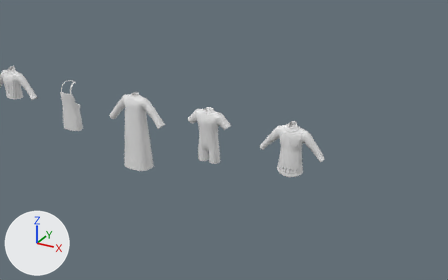
An edit to the Blender file Attires/Attires_Layerwear2/Attires_Layerwear2_ALL.blend, drawn before and after from the same camera.
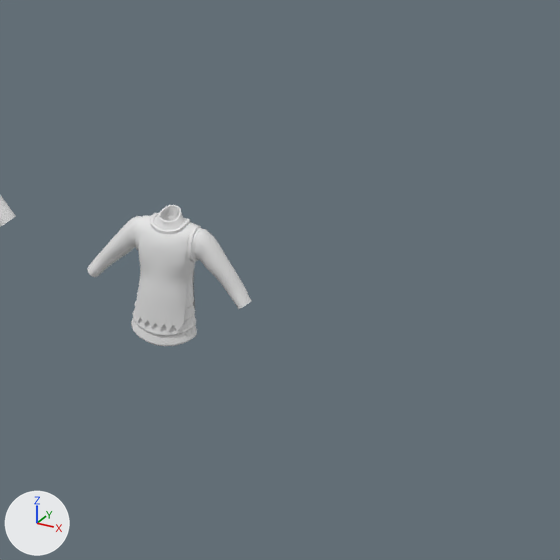
Each version appears first from a 50 mm lens placed at (30.36, -8.31, 5.19), pointed at (26.34, -0.99, 1.53), and next in a close-up on the part from 50% to 100% of the width and 14% to 94% of the height. Arrows for +X, +Y and +Z are at lower left; the lights stay in place. The first two pictures are the older version.

Objects in the first close-up: 'Attire_Layerwear2_KnightArmor' and 1 more.
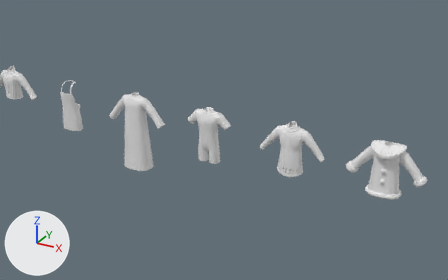
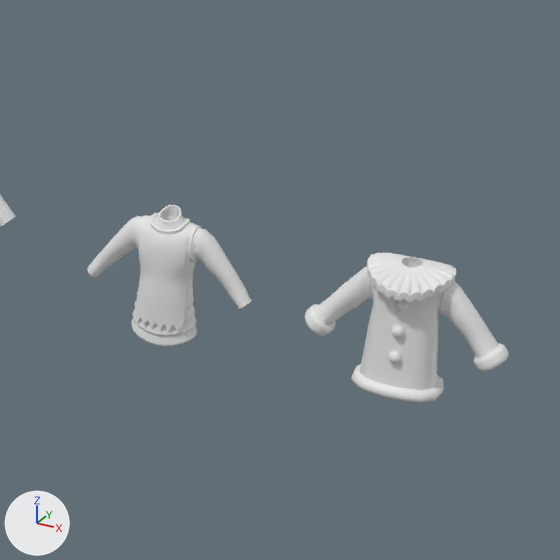
The change, as a list of edits to the scene's bpy script:
```text
Add me_attire_layerwear2_pierrot_sleeves:
    me_attire_layerwear2_pierrot_sleeves.from_pydata(...)  # 277 vertices, 276 faces; spans x 0.191..0.598, y -0.101..0.124, z 0.97..1.492
    me_attire_layerwear2_pierrot_sleeves.polygons.foreach_set('use_smooth', [True] * 276)
Add me_attire_layerwear2_pierrot:
    me_attire_layerwear2_pierrot.from_pydata(...)  # 979 vertices, 1052 faces; spans x 0.0..0.266, y -0.24..0.261, z 0.743..1.549
    me_attire_layerwear2_pierrot.polygons.foreach_set('use_smooth', [True] * 1052)
Add ob_attire_layerwear2_pierrot_sleeves:
    ob_attire_layerwear2_pierrot_sleeves = bpy.data.objects.new('Attire_Layerwear2_Pierrot_Sleeves', me_attire_layerwear2_pierrot_sleeves)
    ob_attire_layerwear2_pierrot_sleeves.location = (28.5, 0.0, 0.0)
    _m = ob_attire_layerwear2_pierrot_sleeves.modifiers.new('Mirror', 'MIRROR')
    _m.use_clip = True
    _m = ob_attire_layerwear2_pierrot_sleeves.modifiers.new('WeightedNormal', 'WEIGHTED_NORMAL')
    _m.keep_sharp = True
Add ob_attire_layerwear2_pierrot:
    ob_attire_layerwear2_pierrot = bpy.data.objects.new('Attire_Layerwear2_Pierrot', me_attire_layerwear2_pierrot)
    ob_attire_layerwear2_pierrot.location = (28.5, 0.0, 0.0)
    _m = ob_attire_layerwear2_pierrot.modifiers.new('Mirror', 'MIRROR')
    _m.use_clip = True
    _m = ob_attire_layerwear2_pierrot.modifiers.new('WeightedNormal', 'WEIGHTED_NORMAL')
    _m.keep_sharp = True
```

What differs and where, as boxes (x1, y1, x2, y2) in the close-ups (560 x 560 px):
'Attire_Layerwear2_Pierrot', added
    after: (351, 253, 457, 403)
'Attire_Layerwear2_Pierrot_Sleeves', added
    after: (305, 266, 509, 372)
